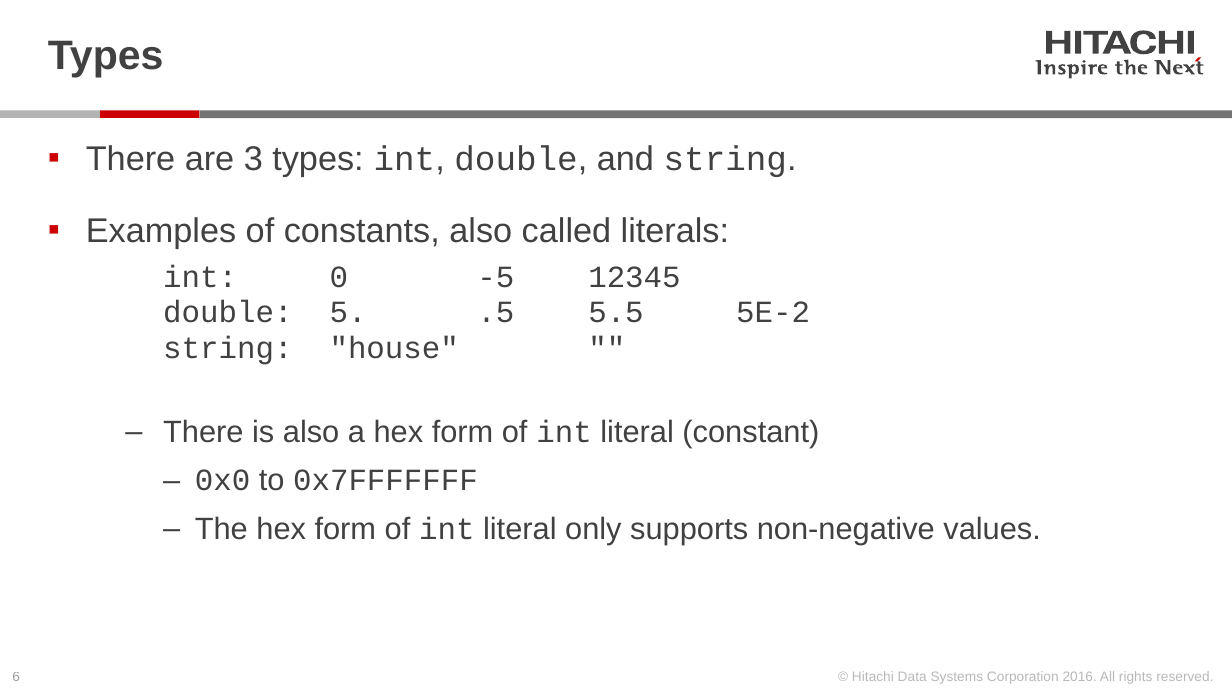
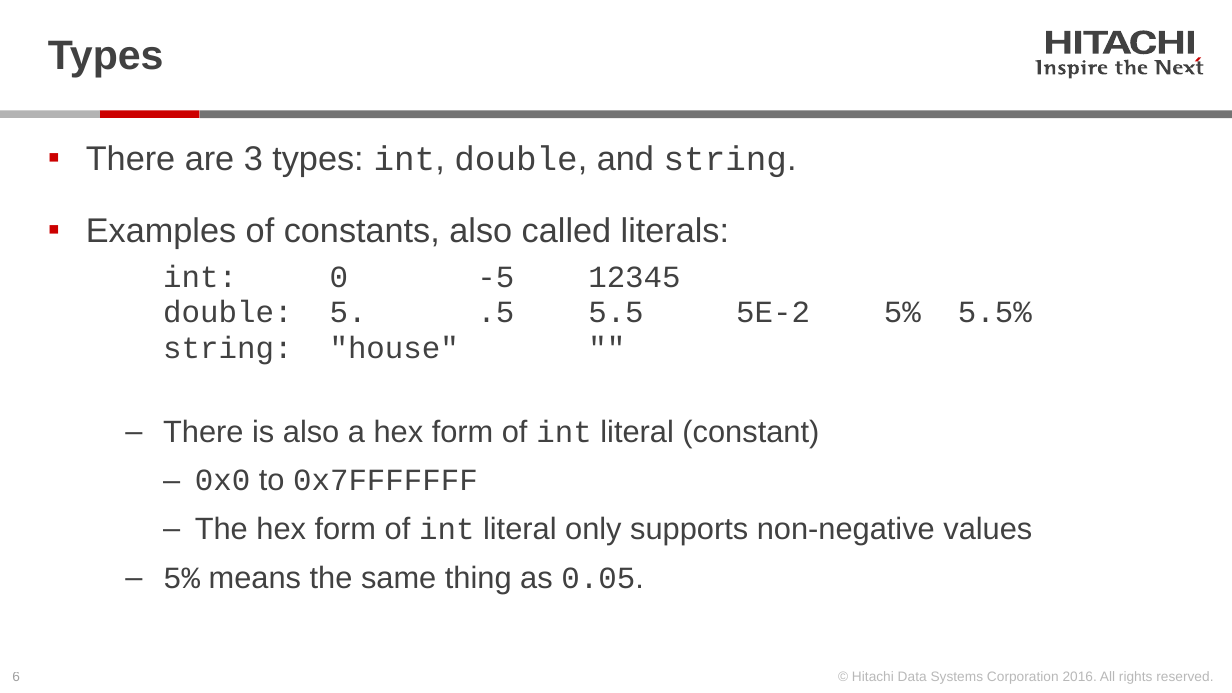
Before and after one commit to Hitachi-Data-Systems/ivy, a slide deck: slide 6 of doc/Programming ivy reference.pptx. Drawn at 1232x693 pixels with LibreOffice and Linux fonts; fonts in the diff are those of the drawing. Boxes give left, top, right and bottom in pixels: in the first picture for what was removed or moved away, otherwise in the second. Text is boxed around its words. In the diff, an @@ line names an element or a change of style, - is before the commit and + after.

```diff
--- a/doc/Programming ivy reference.pptx
+++ b/doc/Programming ivy reference.pptx
@@ text at bbox=[163, 265, 1032, 323]: text changed @@
-    int: 0 -5 12345
-    double: 5. .5 5.5 5E-2
-    string: "house" ""
+    int: 0 -5 12345
+    double: 5. .5 5.5 5E-2 5% 5.5%
+    string: "house" ""
@@ text at bbox=[163, 516, 1032, 594]: text changed @@
-      ‒ The hex form of int literal only supports non-negative values.
+      ‒ The hex form of int literal only supports non-negative values
+    ‒ 5% means the same thing as 0.05.
```
Also in this commit, not shown: 1 other slide changed, 1 other file.
